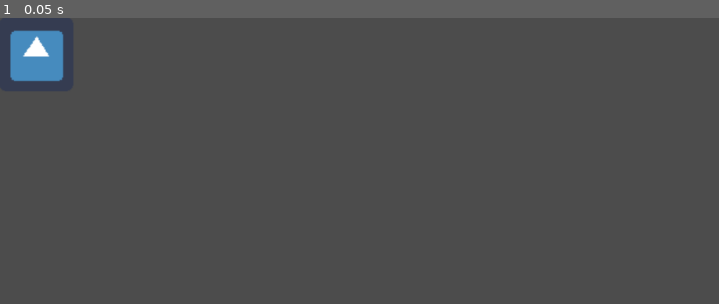
Above: before the commit, frame 1.
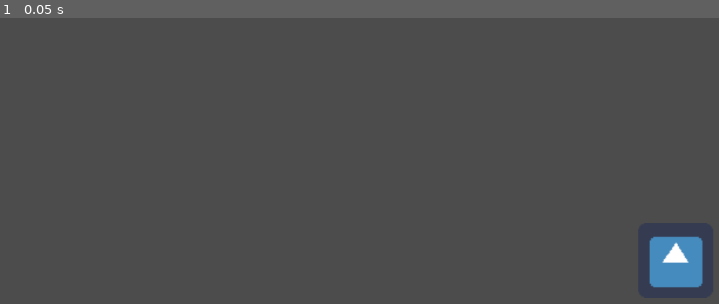
Above: after the commit, the same moment.

Repository: AdrielSRamz/ClaseDeGodot
Game: Godot game, scene res://Escenas/Mundo/Mundo.tscn
Same seed, same stepped clock (60 frames per second), same inputs: the game is played once before the commit and once after it. The project has no main scene, so this scene is started directly. The engine's default icon, where the game draws it, is replaced by a stand-in: a white triangle on a blue panel in a dark square.
Inputs:
- Up to frame 1 (0.05 s): no input

The runs differ from the first frame. In frame 1, 2.7% of the frame differs, in the area x 1-98%, y 4-95%.

Commit message:
Commit-Leo
xd

Diff:
--- a/Escenas/Mundo/Mundo.tscn
+++ b/Escenas/Mundo/Mundo.tscn
@@ -5,3 +5,4 @@
 [node name="Mundo" type="Node2D"]
 
 [node name="Personaje" parent="." instance=ExtResource( 1 )]
+position = Vector2( 868.204, 307.11 )
--- a/Escenas/Personaje/Personaje.gd
+++ b/Escenas/Personaje/Personaje.gd
@@ -1,5 +1,5 @@
 extends Node2D
-
+var contador = 0
 
 # Declare member variables here. Examples:
 # var a = 2
@@ -9,7 +9,7 @@
 # Called when the node enters the scene tree for the first time.
 func _ready():
 	print("Arrancó la cosa")
-
+	print("se prendio la wea esta")
 
 
 
@@ -18,7 +18,7 @@
 
 # Called every frame. 'delta' is the elapsed time since the previous frame.
 func _process(delta):
-
+	contador += 1
 
 
 	pass
